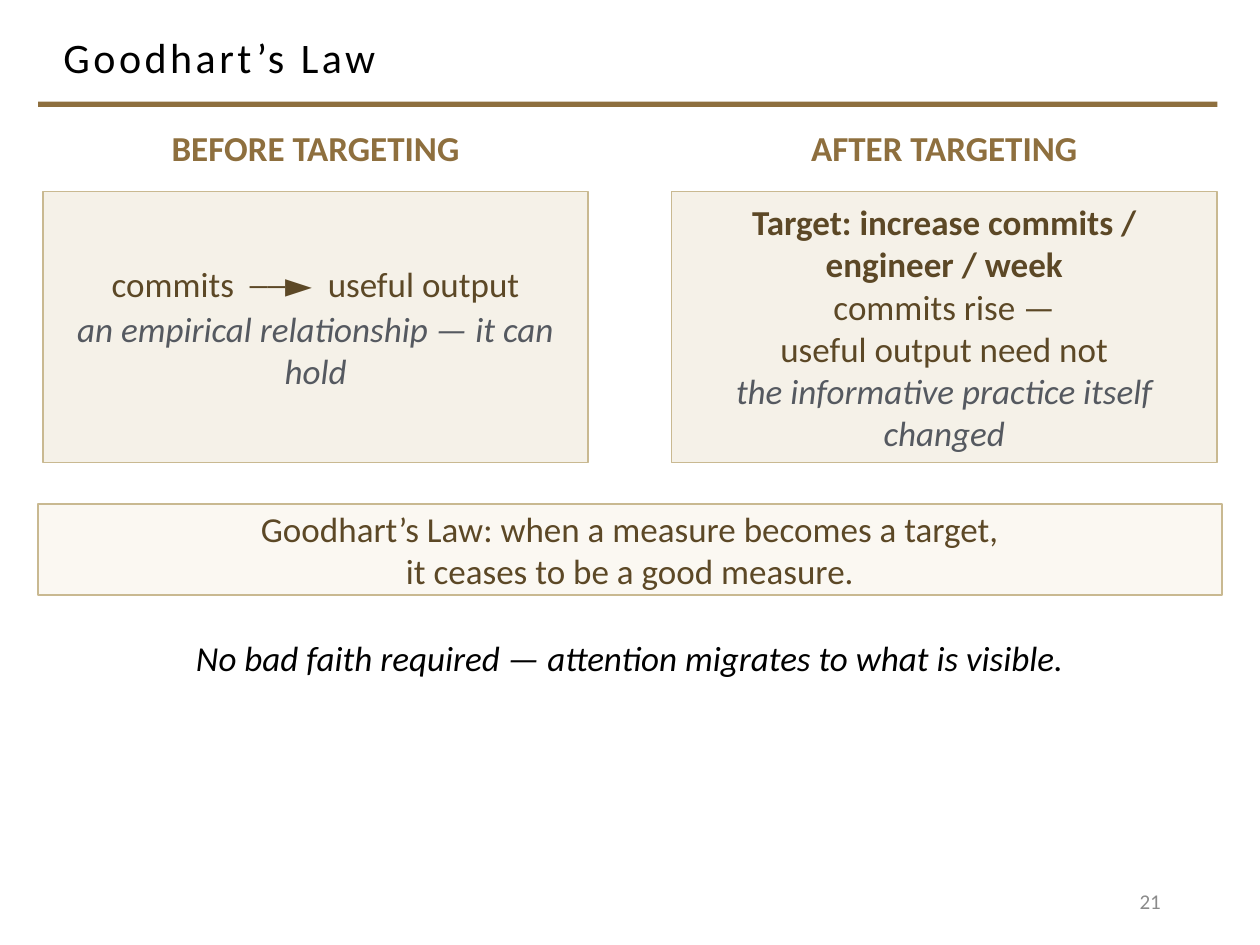
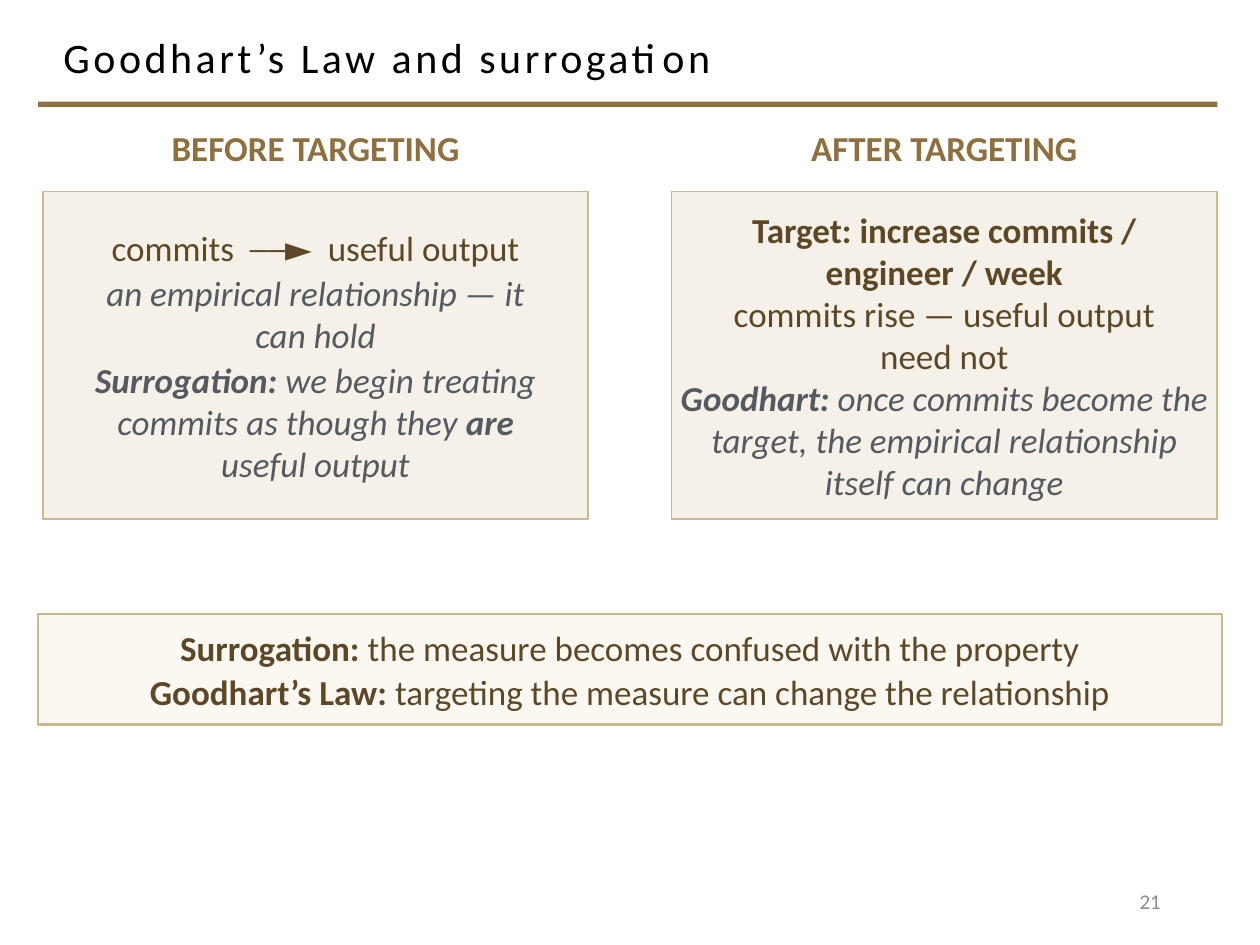
Before and after one commit to davisjam/model-based-agentic-software-engineering, a slide deck: slide 21 of course/lectures/act-1-foundations/09-engineering-decision-making-and-metrics/1-9-Engineering-Decision-Making-and-Metrics.pptx. Drawn at 1260x945 pixels with LibreOffice and Linux fonts; fonts in the diff are those of the drawing; background and template pictures are left out. Boxes give left, top, right and bottom in pixels: in the first picture for what was removed or moved away, otherwise in the second. Text is boxed around its words. In the diff, an @@ line names an element or a change of style, - is before the commit and + after.

```diff
--- a/course/lectures/act-1-foundations/09-engineering-decision-making-and-metrics/1-9-Engineering-Decision-Making-and-Metrics.pptx
+++ b/course/lectures/act-1-foundations/09-engineering-decision-making-and-metrics/1-9-Engineering-Decision-Making-and-Metrics.pptx
@@ title at [63,43,463,74]: text changed @@
-Goodhart’s Law
+Goodhart’s Law and surrogation
@@ rectangle "commits ──► useful output": place and size @@
-rectangle "commits ──► useful output" at [43,192,588,462]
+rectangle "commits ──► useful output" at [43,192,588,519]
@@ rectangle "Target: increase commits / engineer ...": place and size @@
-rectangle "Target: increase commits / engineer ..." at [672,192,1217,462]
+rectangle "Target: increase commits / engineer ..." at [672,192,1217,519]
@@ text in rectangle at [681,302,1207,501]: text changed @@
-commits rise —
-useful output need not
-the informative practice itself changed
+commits rise — useful output need not
+Goodhart: once commits become the target, the empirical relationship itself can change
@@ text in rectangle at [95,368,536,483]: paragraph added @@
+Surrogation: we begin treating commits as though they are useful output
@@ rectangle "Surrogation: the measure becomes confused ...": place and size @@
-rectangle "Surrogation: the measure becomes confused ..." at [38,504,1222,595]
+rectangle "Surrogation: the measure becomes confused ..." at [38,615,1222,726]
@@ text in rectangle at [150,636,1110,711]: text changed @@
-Goodhart’s Law: when a measure becomes a target,
-it ceases to be a good measure.
+Surrogation: the measure becomes confused with the property
+Goodhart’s Law: targeting the measure can change the relationship
@@ text removed at [196,646,1063,677] @@
-No bad faith required — attention migrates to what is visible.
```
Also in this commit, not shown: 2 other slides changed.
